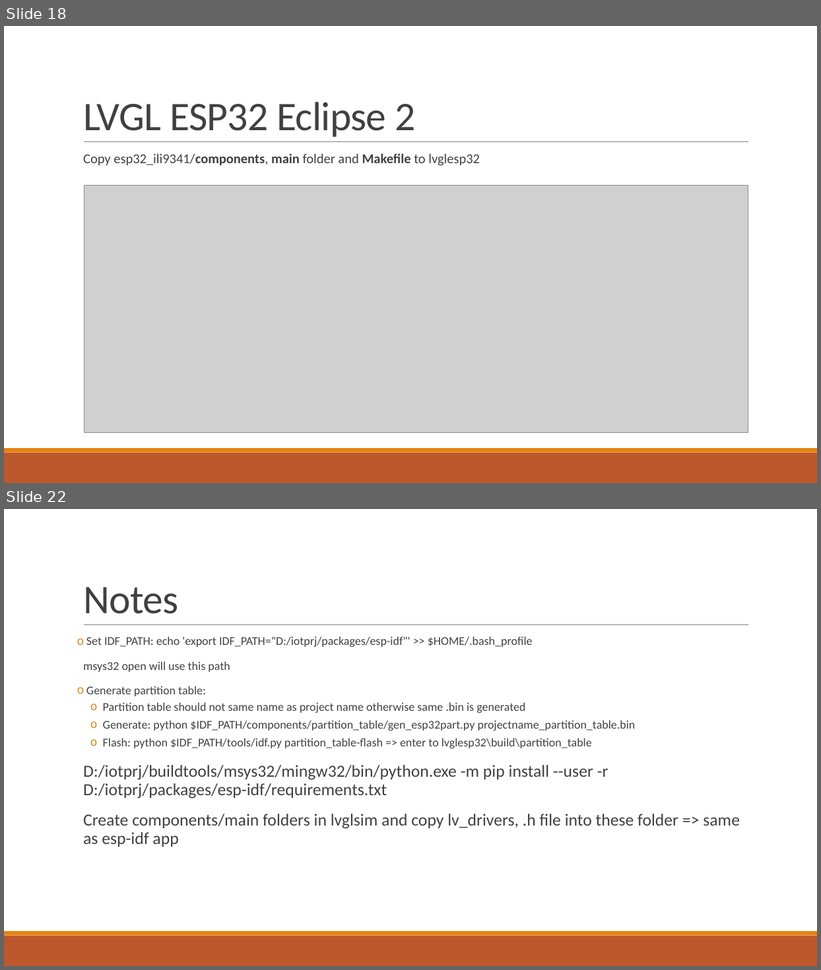
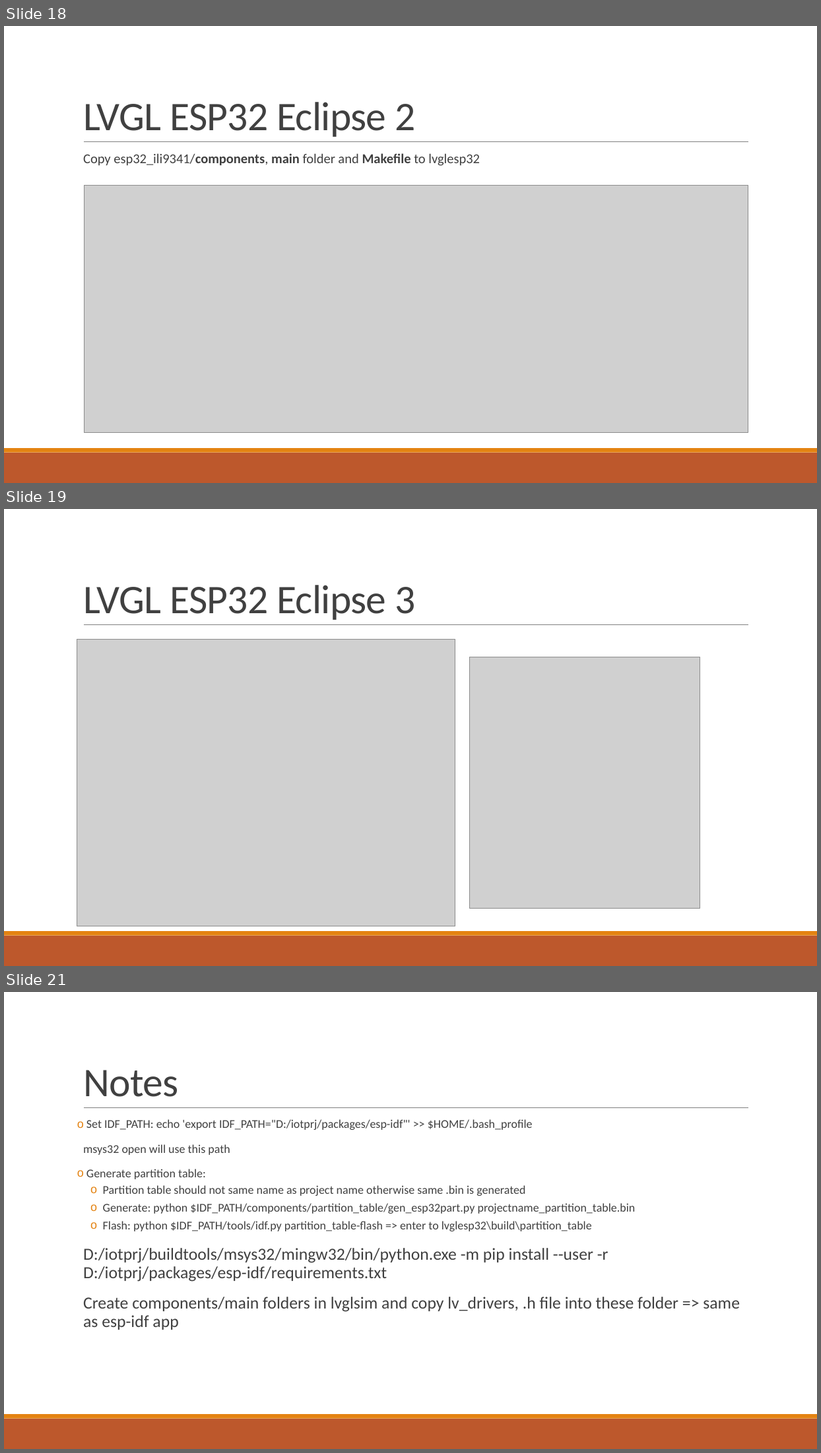
Before and after one commit to nguyenhtm/espt, a slide deck: wrpbase_setup.pptx. Shown one above the other, each under a label of ours: slides 18 and 22 before the commit, slides 18, 19 and 21 after it; the slides between them are not shown. The pictures are 821x970 and 821x1453 pixels, drawn with LibreOffice and Linux fonts; fonts in the diff are those of the drawing; grey boxes stand for pictures. Boxes give left, top, right and bottom in pixels: in the first picture for what was removed or moved away, otherwise in the second. Text is boxed around its words. In the diff, an @@ line names an element or a change of style, - is before the commit and + after.

```diff
--- a/wrpbase_setup.pptx
+++ b/wrpbase_setup.pptx
@@ slide 19 added at box(4, 509, 817, 966), background #FFFFFF; not listed: 3 template elements that a slide beside it also shows @@
@@ title added at box(83, 585, 415, 620), 48 pt, text #404040 @@
+LVGL ESP32 Eclipse 3
@@ picture added at box(77, 639, 455, 927) @@
@@ picture added at box(470, 657, 700, 908) @@
@@ what was slide 22 is now slide 21 @@
```
Also in this commit, not shown: 1 slide changed, 41 other files.
